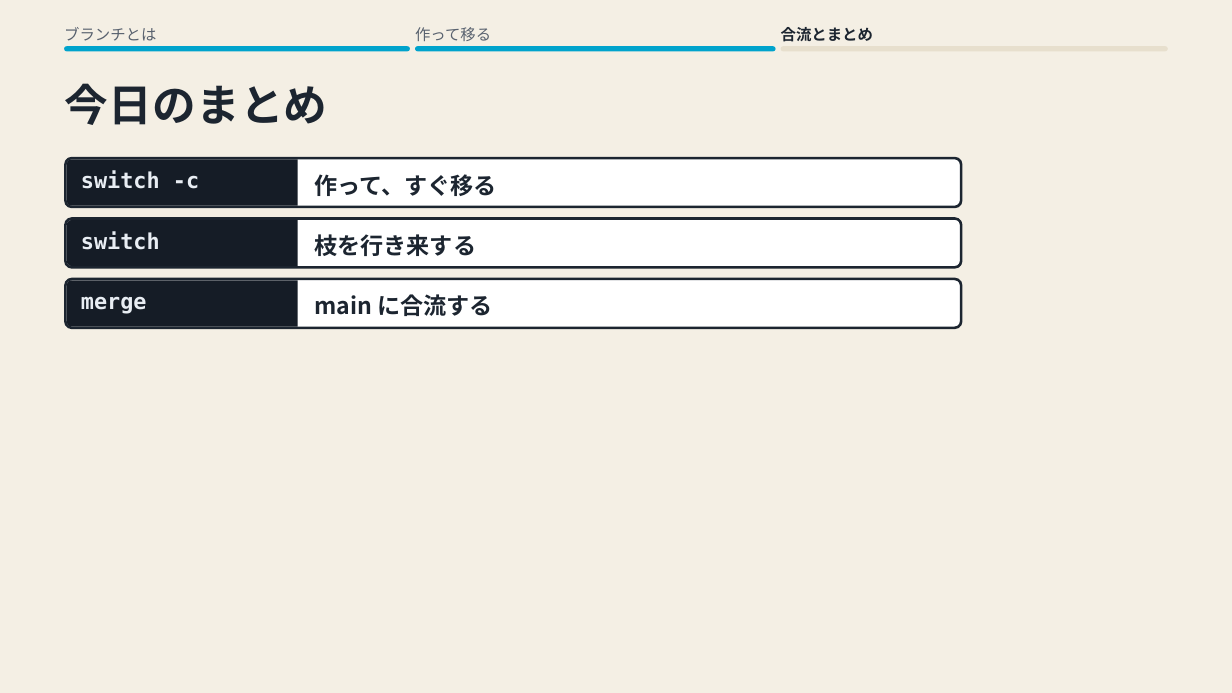
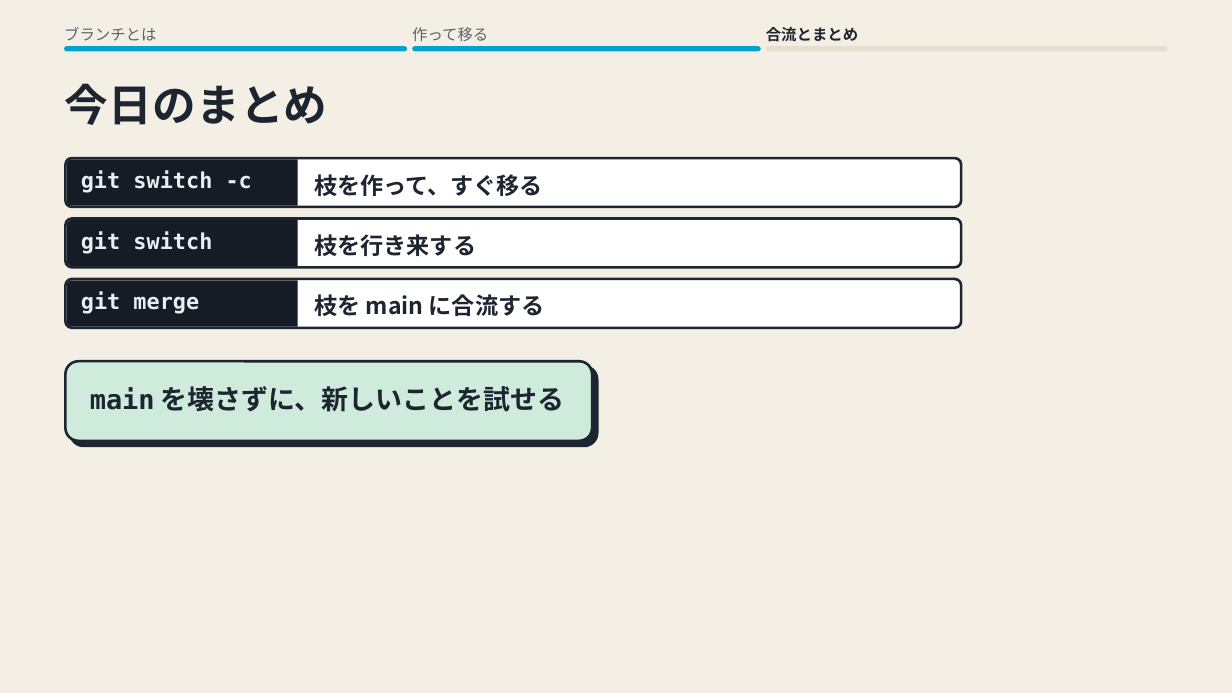
Before and after one commit to yukihito-jokyu/context, a slide deck: slide 4 of docs/artifacts/skills/motion-deck/git-branch.pptx. Drawn at 1232x693 pixels with LibreOffice and Linux fonts; fonts in the diff are those of the drawing. Boxes give left, top, right and bottom in pixels: in the first picture for what was removed or moved away, otherwise in the second. Text is boxed around its words. In the diff, an @@ line names an element or a change of style, - is before the commit and + after.

```diff
--- a/docs/artifacts/skills/motion-deck/git-branch.pptx
+++ b/docs/artifacts/skills/motion-deck/git-branch.pptx
@@ text "合流とまとめ": place and size @@
-text "合流とまとめ" at <box>781,27,873,42</box>
+text "合流とまとめ" at <box>766,27,858,42</box>
@@ rounded rectangle: place and size @@
-rounded rectangle at <box>415,46,775,52</box>
+rounded rectangle at <box>412,46,761,52</box>
@@ rounded rectangle: place and size @@
-rounded rectangle at <box>781,46,1168,52</box>
+rounded rectangle at <box>766,46,1168,52</box>
@@ text at <box>81,171,252,193</box>: text changed @@
-switch -c
+git switch -c
@@ text at <box>314,174,543,196</box>: text changed @@
-作って、すぐ移る
+枝を作って、すぐ移る
@@ text at <box>81,231,212,254</box>: text changed @@
-switch
+git switch
@@ text at <box>81,292,199,314</box>: text changed @@
-merge
+git merge
@@ text at <box>314,294,544,316</box>: text changed @@
-main に合流する
+枝を main に合流する
@@ rounded rectangle added at <box>66,361,592,441</box>, fill #CFEBDC, outline #1C2530 2 pt @@
@@ text added at <box>90,386,564,412</box>, 21 pt, text #1C2530, bold @@
+main を壊さずに、新しいことを試せる
```
Also in this commit, not shown: 3 other slides changed, 13 other files.
